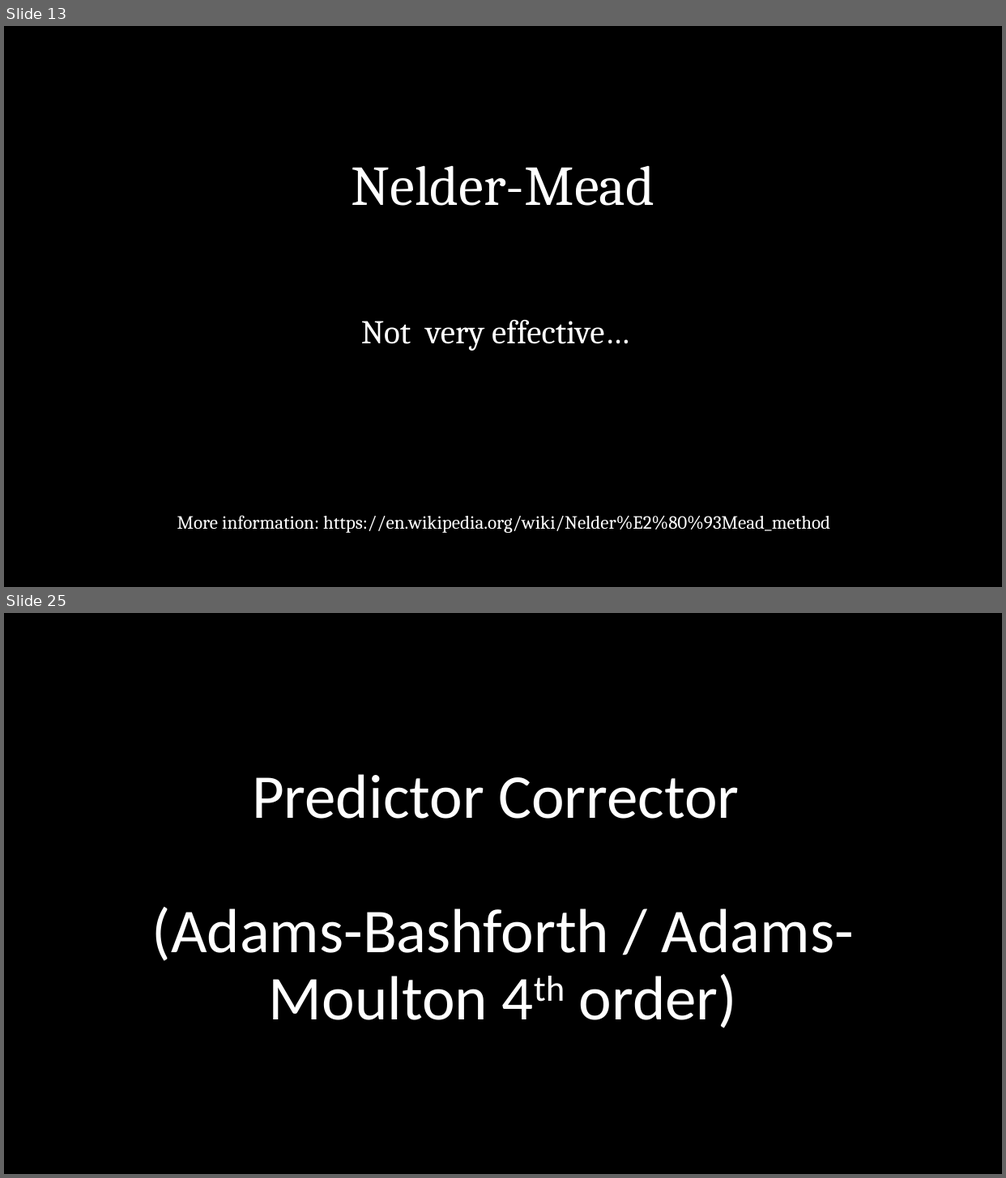
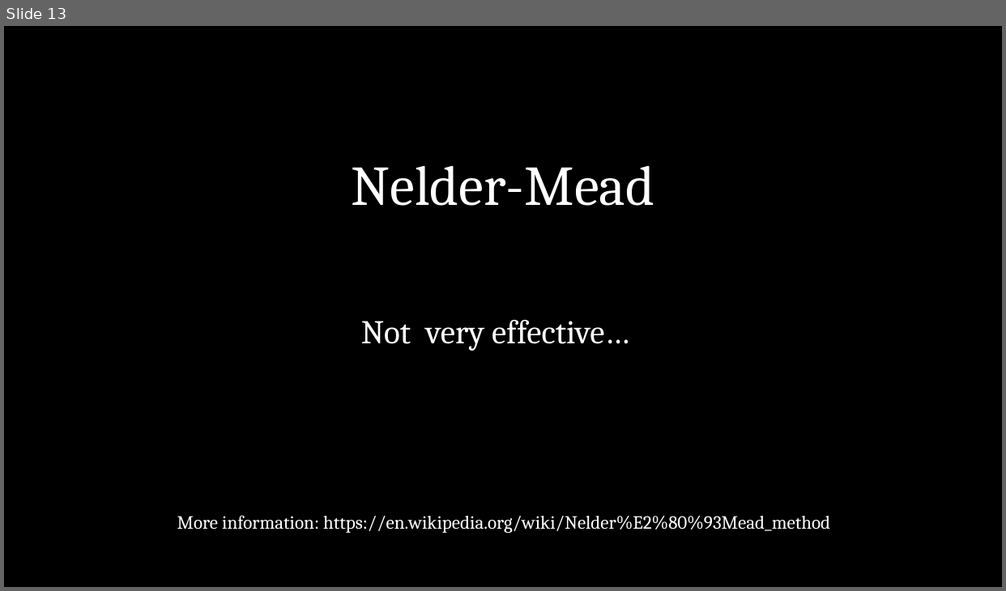
Before and after one commit to stephen-bapple/numerical-analysis, a slide deck: Lennard-Jones Structures.pptx. Shown one above the other, each under a label of ours: slides 13 and 25 before the commit, slide 13 after it; the slides between them are not shown. The pictures are 1006x1178 and 1006x591 pixels, drawn with LibreOffice and Linux fonts; fonts in the diff are those of the drawing. Boxes give left, top, right and bottom in pixels: in the first picture for what was removed or moved away, otherwise in the second. Text is boxed around its words. In the diff, an @@ line names an element or a change of style, - is before the commit and + after.

```diff
--- a/Lennard-Jones Structures.pptx
+++ b/Lennard-Jones Structures.pptx
@@ slide 25 removed at bbox=[4, 613, 1002, 1174], background #000000 @@
@@ title removed at bbox=[152, 774, 854, 1029] @@
-Predictor Corrector
-(Adams-Bashforth / Adams-Moulton 4th order)
```
Also in this commit, not shown: 3 slides changed, 16 slides added, 28 other slides removed, 14 other files.
